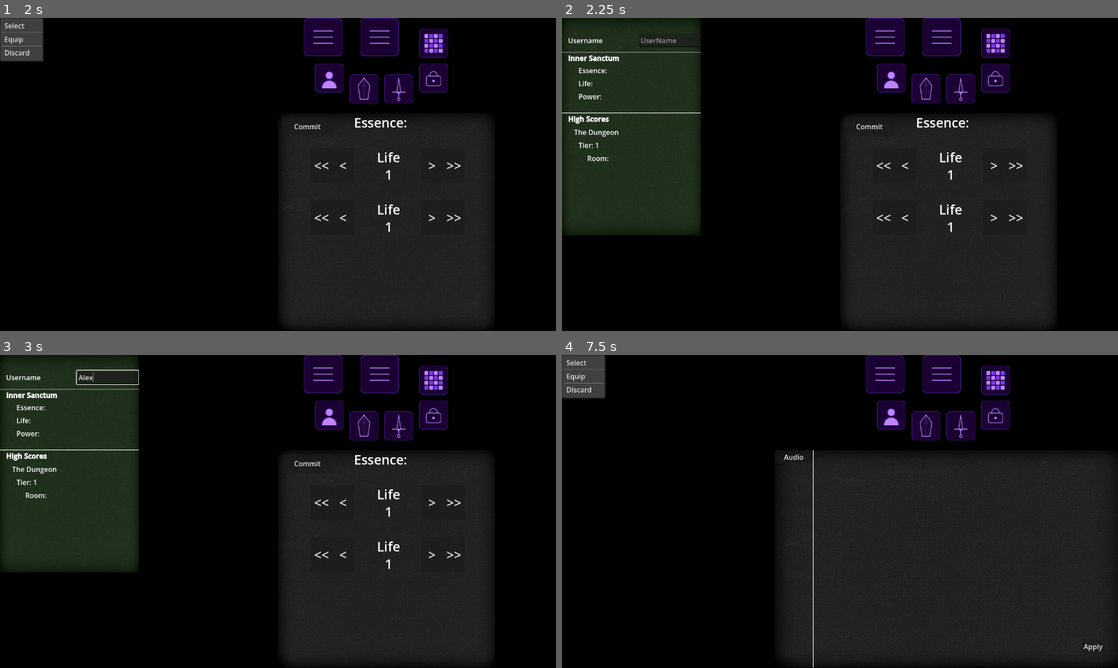
Above: before the commit, frames 1-4 (two rows, left to right).
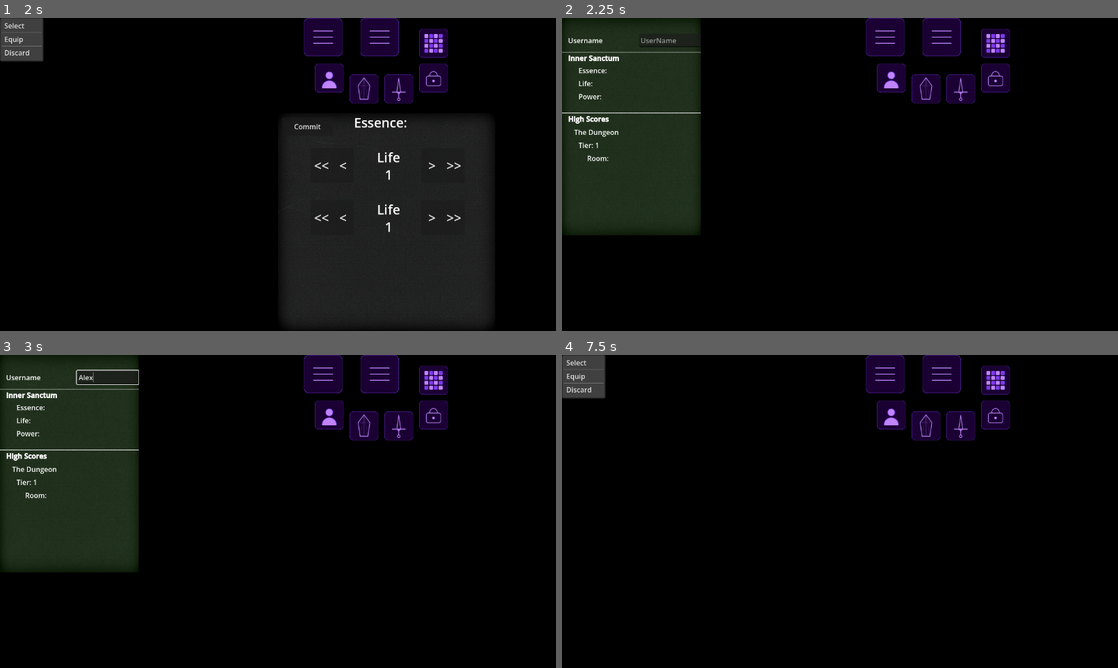
Above: after the commit, the same moments.

Repository: PM-Micael/Project-Dungeon-Life
Game: Godot game, scene res://Scenes/Clients/Main/main_client.tscn
Same seed, same stepped clock (60 frames per second), same inputs: the game is played once before the commit and once after it. This scene is started directly instead of the project's main scene.
Inputs (mouse positions are in pixels of both pictures, inside the frame that each line leads up to):
- Up to frame 1 (2 s): click (400, 89) at 0.5 s; click (361, 89) at 1.25 s
- Up to frame 2 (2.25 s): click (890, 77) at 2 s
- Up to frame 3 (3 s): click (105, 376) at 2.77 s; type "Alex" at 2.85 s
- Up to frame 4 (7.5 s): click (884, 373) at 3.5 s; click "Apply" at 4.25 s; click "Audio" at 5 s; click "Apply" at 5.75 s; click "Audio" at 6.5 s; click (890, 414) at 7.25 s

Frame 1 is identical in both runs. In frame 2, 24% of the frame differs, in the area x 50-89%, y 31-99%; in frame 3, 24%; in frame 4, 38%, in the area x 38-100%, y 30-100%.

Commit message:
Made a generic window function in the window_manager.

Diff:
--- a/Scenes/Clients/Main/Window_Manager/window_manager.gd
+++ b/Scenes/Clients/Main/Window_Manager/window_manager.gd
@@ -131,15 +131,15 @@
 	back_button.pressed.connect(_on_back_pressed)
 	next_page_button.pressed.connect(_on_back_pressed)
 
-	profile_button.pressed.connect(_on_profile_pressed)
-
-	settings_button.pressed.connect(_on_settings_pressed)
+	profile_button.pressed.connect(_on_window_button_pressed.bind(profile_window))
+
+	settings_button.pressed.connect(_on_window_button_pressed.bind(settings_window))
 	settings_window.visibility_changed.connect(func(): _on_window_visibility_changed(settings_window))
 
-	dungeon_selection_button.pressed.connect(_on_dungeon_selection_pressed)
+	dungeon_selection_button.pressed.connect(_on_window_button_pressed.bind(dungeon_selection_window))
 	dungeon_selection_window.visibility_changed.connect(func(): _on_window_visibility_changed(dungeon_selection_window))
 
-	inner_sanctum_menu_button.pressed.connect(_on_inner_sanctum_pressed)
+	inner_sanctum_menu_button.pressed.connect(_on_window_button_pressed.bind(inner_sanctum_window))
 	inner_sanctum_window.visibility_changed.connect(func(): _on_window_visibility_changed(inner_sanctum_window))
 
 	board_menu_button.pressed.connect(_on_board_pressed)
@@ -271,13 +271,8 @@
 func _on_settings_pressed():
 	_check_center_window(settings_window)
 
-# Inner Sanctum
-func _on_inner_sanctum_pressed():
-	_check_center_window(inner_sanctum_window)
-
-# Dungeon selection
-func _on_dungeon_selection_pressed():
-	_check_center_window(dungeon_selection_window)
+func _on_window_button_pressed(window: Window):
+	_check_center_window(window)
 
 # Profile
 func _on_profile_pressed():
--- a/local_data.json
+++ b/local_data.json
@@ -1 +1,12 @@
-{"audio":{"volume_master":1.0,"volume_music":1.0,"volume_sfx":1.0},"auto_advance":false,"display":{"display_mode":"borderless"},"email_cockie":""}
+{
+	"audio": {
+		"volume_master": 1.0,
+		"volume_music": 1.0,
+		"volume_sfx": 1.0
+	},
+	"auto_advance": false,
+	"display": {
+		"display_mode": "borderless"
+	},
+	"email_cockie": "fransisco7117@gmail.com"
+}
Not shown, changed: Pipeline.txt
